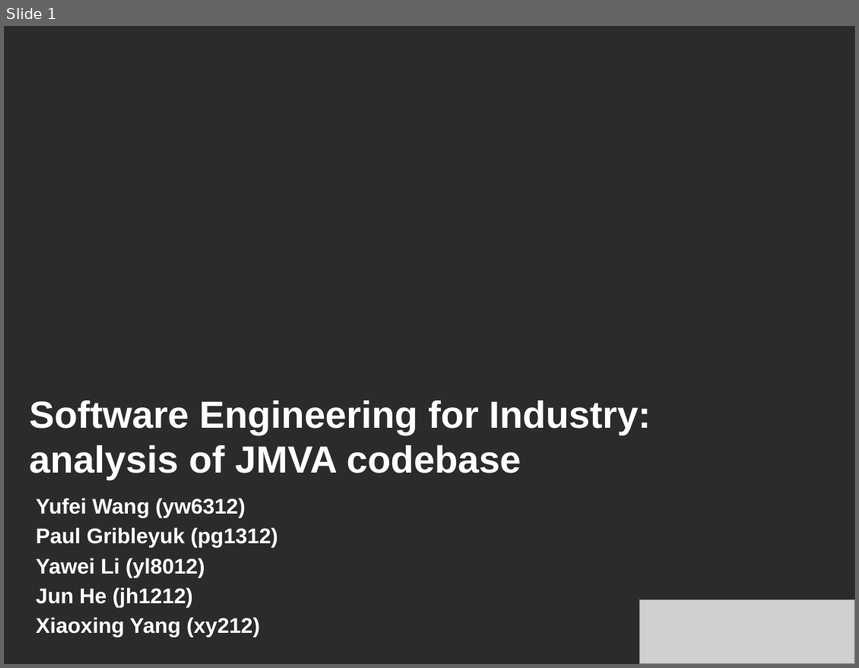
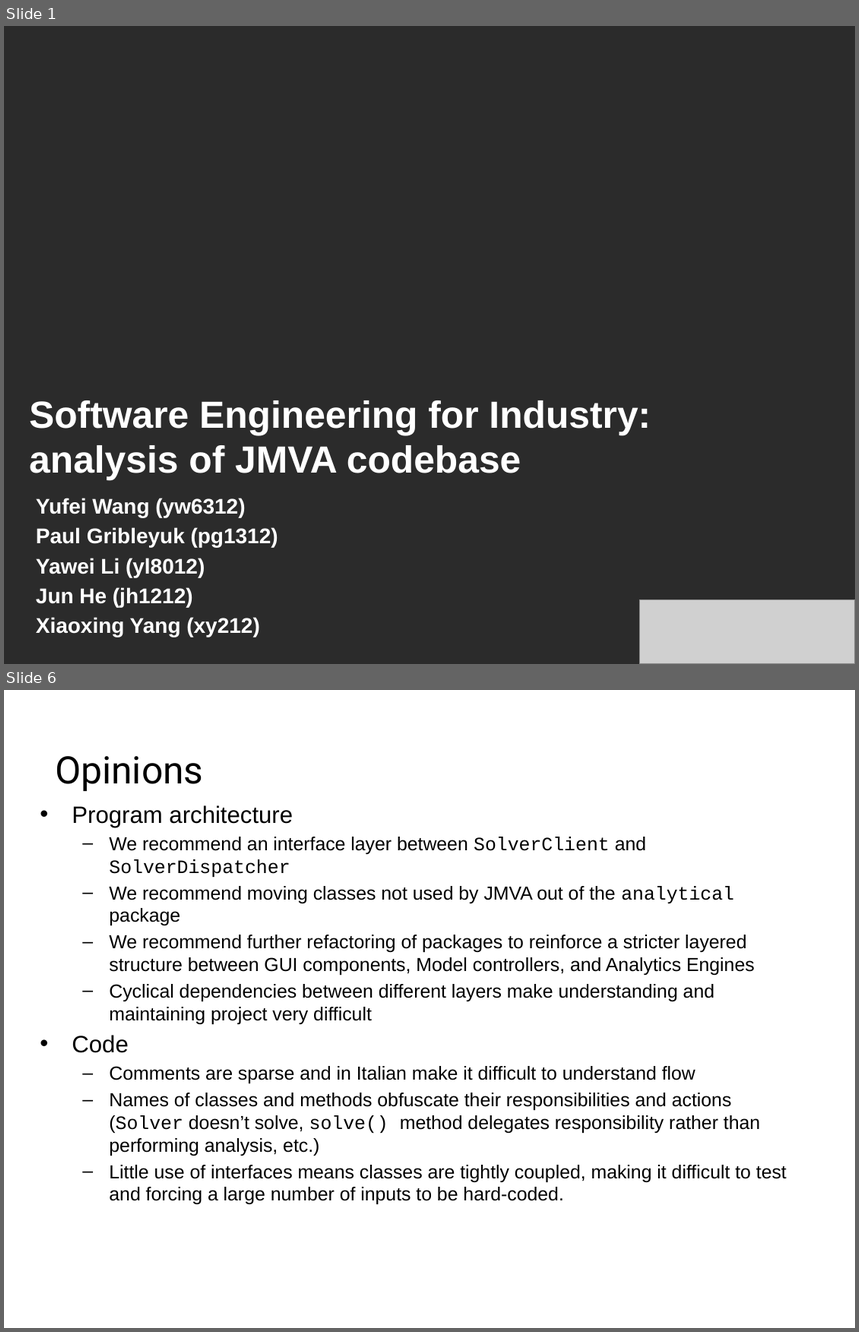
Before and after one commit to pavelgrib/SE_CW1, a slide deck: jmva_presentation.pptx. Shown one above the other, each under a label of ours: slide 1 before the commit, slides 1 and 6 after it; the slides between them are not shown. The pictures are 859x668 and 859x1332 pixels, drawn with LibreOffice and Linux fonts; fonts in the diff are those of the drawing; grey boxes stand for pictures; background and template pictures are left out; a plain dark background stands for a picture behind light text. Boxes give left, top, right and bottom in pixels: in the first picture for what was removed or moved away, otherwise in the second. Text is boxed around its words. In the diff, an @@ line names an element or a change of style, - is before the commit and + after.

```diff
--- a/jmva_presentation.pptx
+++ b/jmva_presentation.pptx
@@ slide 6 added at (4, 690, 855, 1328), background picture (left out) @@
@@ title added at (55, 756, 203, 791), 32 pt, text #000000 @@
+Opinions
@@ text added at (72, 806, 787, 1205), 16 pt, text #000000 @@
+• Program architecture
+  – We recommend an interface layer between SolverClient and SolverDispatcher
+  – We recommend moving classes not used by JMVA out of the analytical package
+  – We recommend further refactoring of packages to reinforce a stricter layered structure between GUI components, Model controllers, and Analytics Engines
+  – Cyclical dependencies between different layers make understanding and maintaining project very difficult
+• Code
+  – Comments are sparse and in Italian make it difficult to understand flow
+  – Names of classes and methods obfuscate their responsibilities and actions (Solver doesn’t solve, solve() method delegates responsibility rather than performing analysis, etc.)
+  – Little use of interfaces means classes are tightly coupled, making it difficult to test and forcing a large number of inputs to be hard-coded.
```
Also in this commit, not shown: 2 slides changed, 3 other slides added, 1 slide removed, 4 other files.
